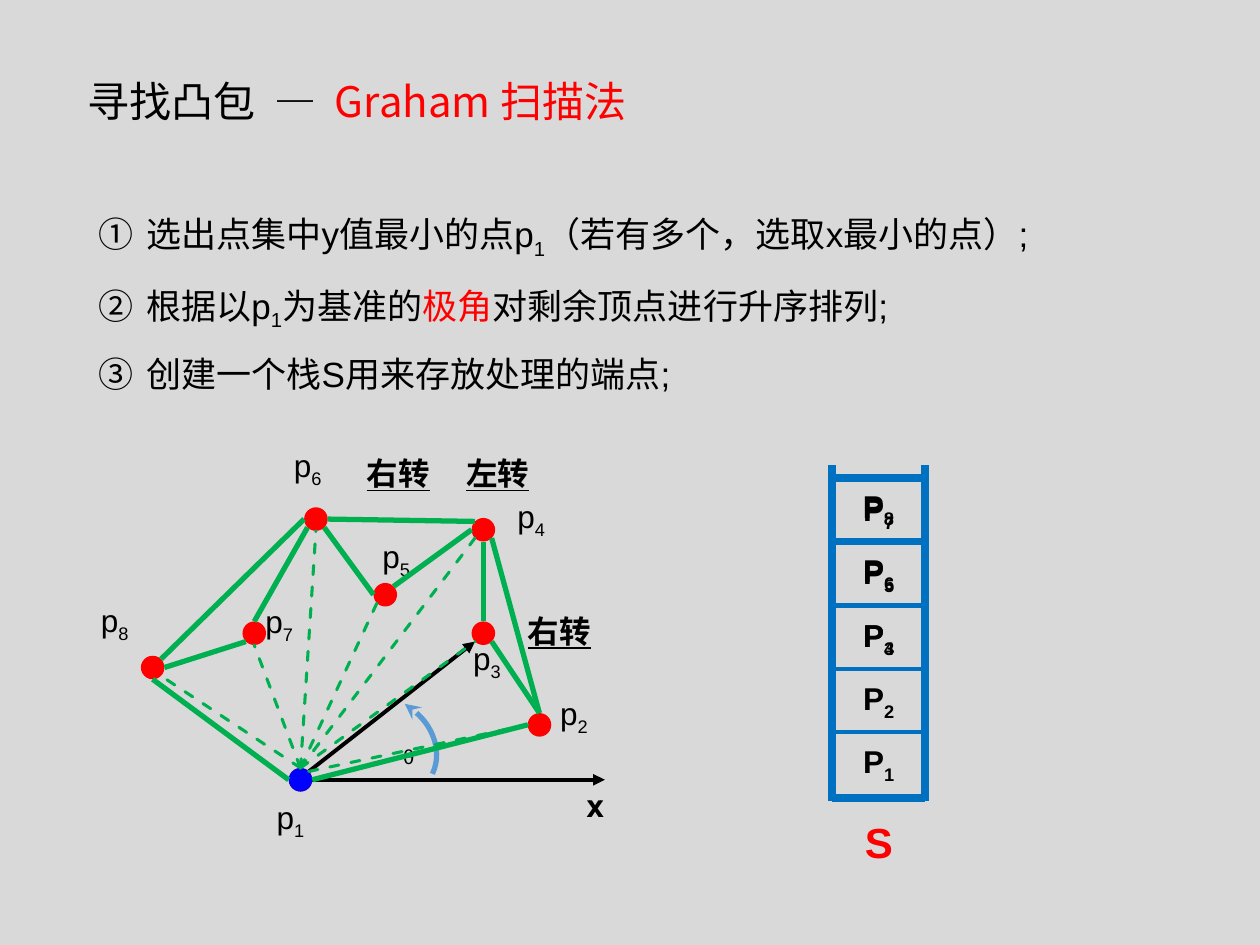
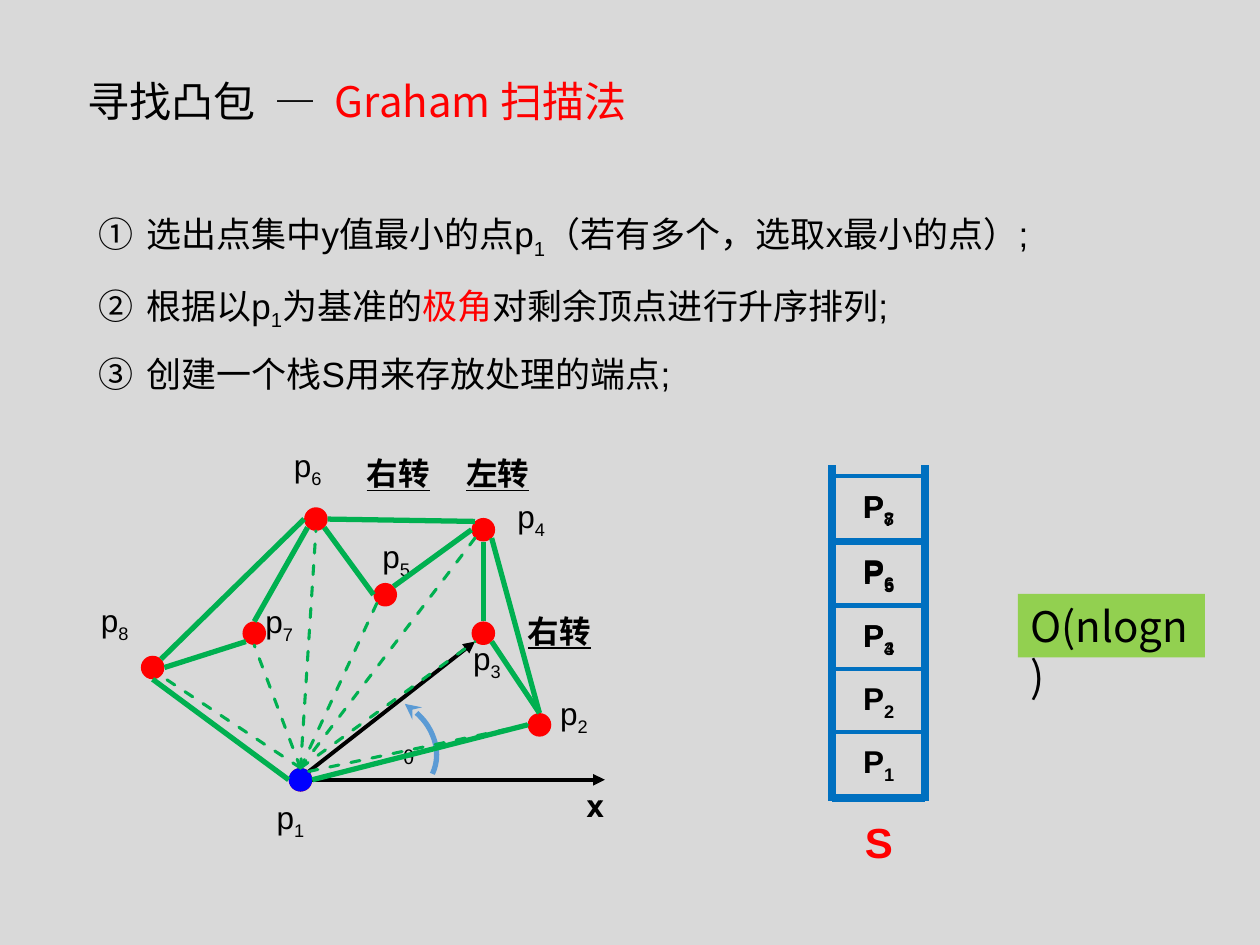
Before and after one commit to tianzhuwei/PPT, a slide deck: slide 10 of 第二讲快排+计算几何.pptx. Drawn at 1260x945 pixels with LibreOffice and Linux fonts; fonts in the diff are those of the drawing. Boxes give left, top, right and bottom in pixels: in the first picture for what was removed or moved away, otherwise in the second. Text is boxed around its words. In the diff, an @@ line names an element or a change of style, - is before the commit and + after.

```diff
--- a/第二讲快排+计算几何.pptx
+++ b/第二讲快排+计算几何.pptx
@@ rectangle "P7": place and size @@
-rectangle "P7" at [832, 480, 926, 544]
+rectangle "P7" at [832, 476, 926, 541]
@@ rectangle added at [1018, 593, 1205, 658], fill #92D050, 24 pt, text #000000 @@
+O(nlogn)
```
Also in this commit, not shown: 4 slides added.
